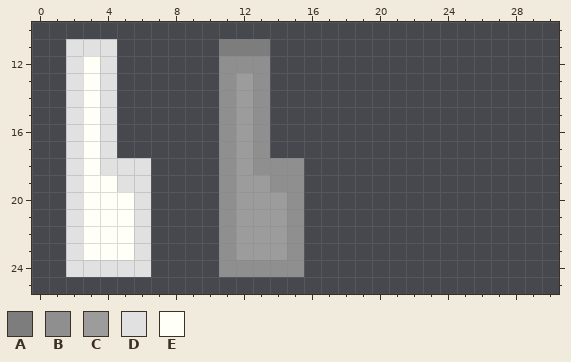
Edited in one commit: pixel-art file (Assets/White Keys.aseprite). Above, as it was before the edit.
32x32 pixels, 1 frame. Shown: x 0..30, y 10..25.
Visible layers, top first: "Clicked", "Normal".
Palette (. is transparent): A #7d7d7d  B #8f8f8f  C #9c9c9c  D #e1e1e1  E #fffff7
Pixels before, first column x 2:
11 DDD......AAA..
12 DED......BBB..
13 DED......BCB..
14 DED......BCB..
15 DED......BCB..
16 DED......BCB..
17 DED......BCB..
18 DEDDD....BCBBB
19 DEEDD....BCCBB
20 DEEED....BCCCB
21 DEEED....BCCCB
22 DEEED....BCCCB
23 DEEED....BCCCB
24 DDDDD....BBBBB
Once edited:
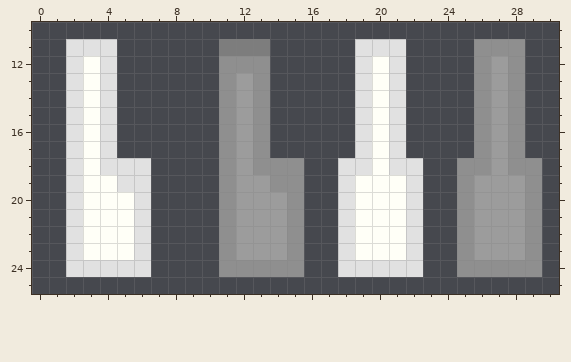
What changed:
layer "Middle Normal" added
layer "Middle clicked" added
Layers "Middle clicked", "Middle Normal":
The edit adds colour B in row 11 at x 26 to 28; in rows 12 to 17 at x 26 and 28; in row 18 at x 25 to 26 and 28 to 29; in rows 19 to 23 at x 25 and 29; in row 24 at x 25 to 29.
The edit adds colour C in rows 12 to 18 at x 27; in rows 19 to 23 at x 26 to 28.
The edit adds colour D in row 11 at x 19 to 21; in rows 12 to 17 at x 19 and 21; in row 18 at x 18 to 19 and 21 to 22; in rows 19 to 23 at x 18 and 22; in row 24 at x 18 to 22.
The edit adds colour E in rows 12 to 18 at x 20; in rows 19 to 23 at x 19 to 21.
Boxes around the changes in both pictures, in picture pixels (x1, y1, x2, y2):
added: (338, 39, 542, 277)
